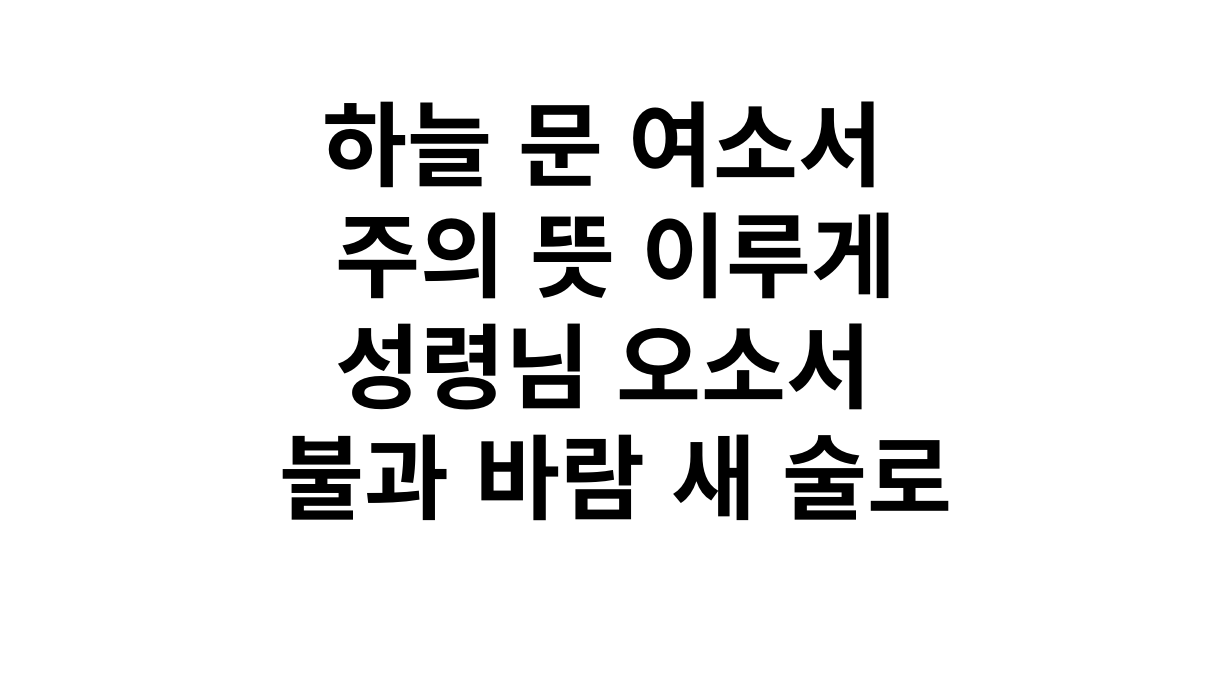
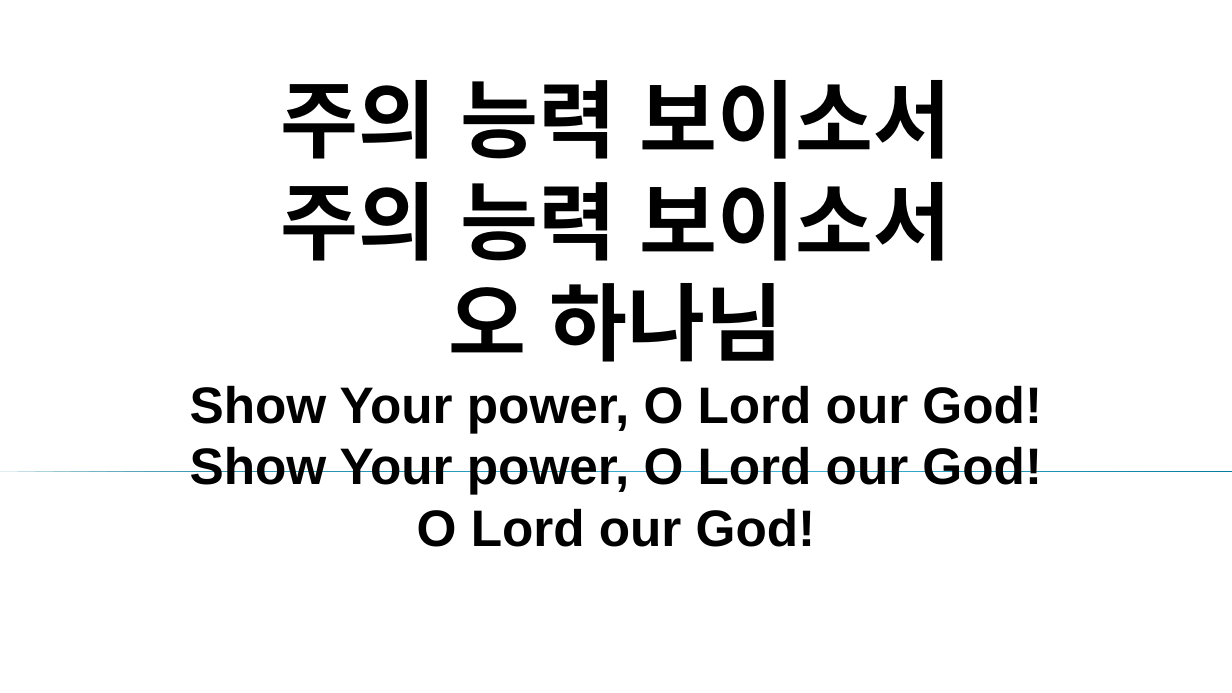
Before and after one commit to kagented/automate, a slide deck: slide 14 of ppt/merged.pptx (slide 41 before the commit). Drawn at 1232x693 pixels with LibreOffice and Linux fonts; fonts in the diff are those of the drawing; background and template pictures are left out. Boxes give left, top, right and bottom in pixels: in the first picture for what was removed or moved away, otherwise in the second. Text is boxed around its words. In the diff, an @@ line names an element or a change of style, - is before the commit and + after.

```diff
--- a/ppt/merged.pptx
+++ b/ppt/merged.pptx
@@ title at (190,80,1042,547): text changed; size 72 to 40 pt @@
-하늘 문 여소서
-주의 뜻 이루게
-성령님 오소서
-불과 바람 새 술로
+주의 능력 보이소서
+주의 능력 보이소서
+오 하나님
+Show Your power, O Lord our God!
+Show Your power, O Lord our God!
+O Lord our God!
@@ right triangle added at (0,471,1232,471), fill gradient #007896 to #4CBBDF @@
```
Also in this commit, not shown: 3 other slides changed, 14 slides added, 44 slides removed, 3 other files.
